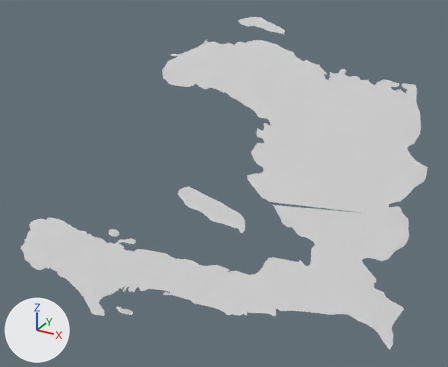
What one commit did to the OBJ model 3dobj/10m/Haiti.obj.
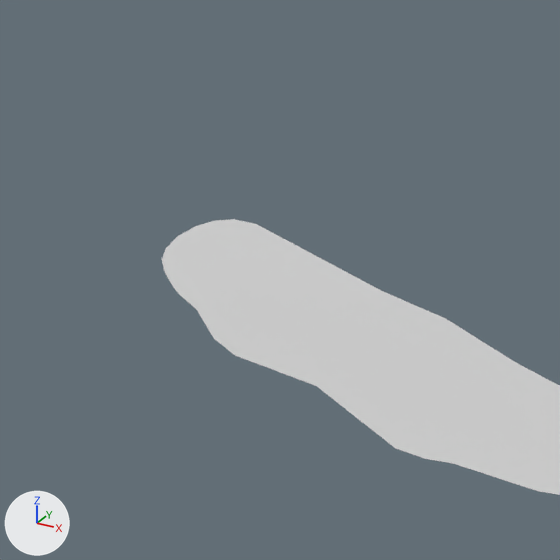
The first picture shows the older version from a camera (50 mm lens) standing at (1.54, -4.804, 1.771) and looking at (1.384, -4.52, 1.629). The close-ups show both versions on the part from 34% to 53% of the width and 42% to 65% of the height of that picture; other places that the commit changed are outside them. Arrows for +X, +Y and +Z are at lower left; the lights stay in place. Where no turn or scale is listed for an object, it has been applied to the vertices.

Names of what the first close-up shows: '2_Haiti_sphere.001'.
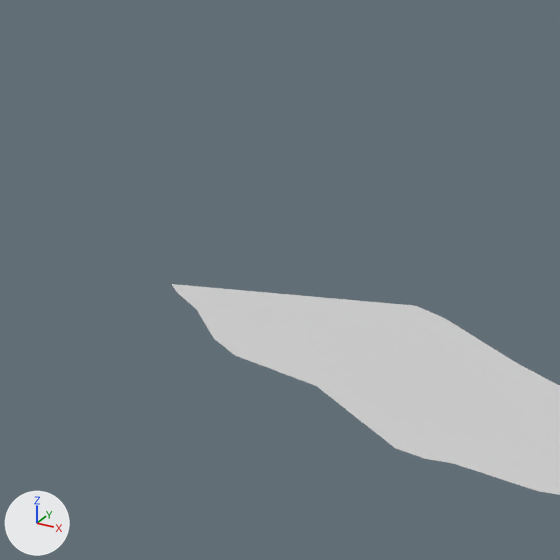
Location of each change, (x1, y1, x2, y2) in pixels of the close-ups (560 x 560 px):
'2_Haiti_sphere.001', reshaped
    before: (162, 219, 560, 495)
    after: (172, 284, 560, 495)
part 1 of me_2_haiti_sphere_001, deleted
    before: (162, 219, 416, 306)

Patch to the scene script:
```diff
--- a/3dobj/10m/Haiti.obj.py
+++ b/3dobj/10m/Haiti.obj.py
@@ me_2_haiti_sphere_001 @@
 me_2_haiti_sphere_001.from_pydata(...)  # 35 vertices, 33 faces; spans x 1.359..1.3994, y -4.5303..-4.5214, z 1.6026..1.6253
 # used by ob_2_haiti_sphere_001; location = (0.0, 0.0, 0.0)
 # verts and faces of me_2_haiti_sphere_001; kept vertices keep their numbers, new ones are numbered from 35
 # before: 0 (1.3602, -4.5302, 1.6196) at pixel (171, 284), 1 (1.3808, -4.5238, 1.6196) at pixel (415, 305), 2 (1.36, -4.5301, 1.6198) at pixel (169, 281), 3 (1.3594, -4.53, 1.6206) at pixel (164, 270), 4 (1.359, -4.5298, 1.6215) at pixel (161, 259)
 # before: 5 (1.3592, -4.5294, 1.6224) at pixel (165, 248), 6 (1.3601, -4.5287, 1.6236) at pixel (177, 235), 7 (1.3614, -4.528, 1.6244) at pixel (195, 226), 8 (1.3629, -4.5273, 1.6251) at pixel (214, 220), 9 (1.3646, -4.5267, 1.6253) at pixel (234, 219)
 # before: 10 (1.3665, -4.5262, 1.6251) at pixel (256, 223), 11 (1.3779, -4.5244, 1.6205) at pixel (382, 291)
+# me_2_haiti_sphere_001 part 1
+delete_vertices([*range(2, 12)])  # with the faces that use them
 me_2_haiti_sphere_001.materials.append(mat_none)
```
